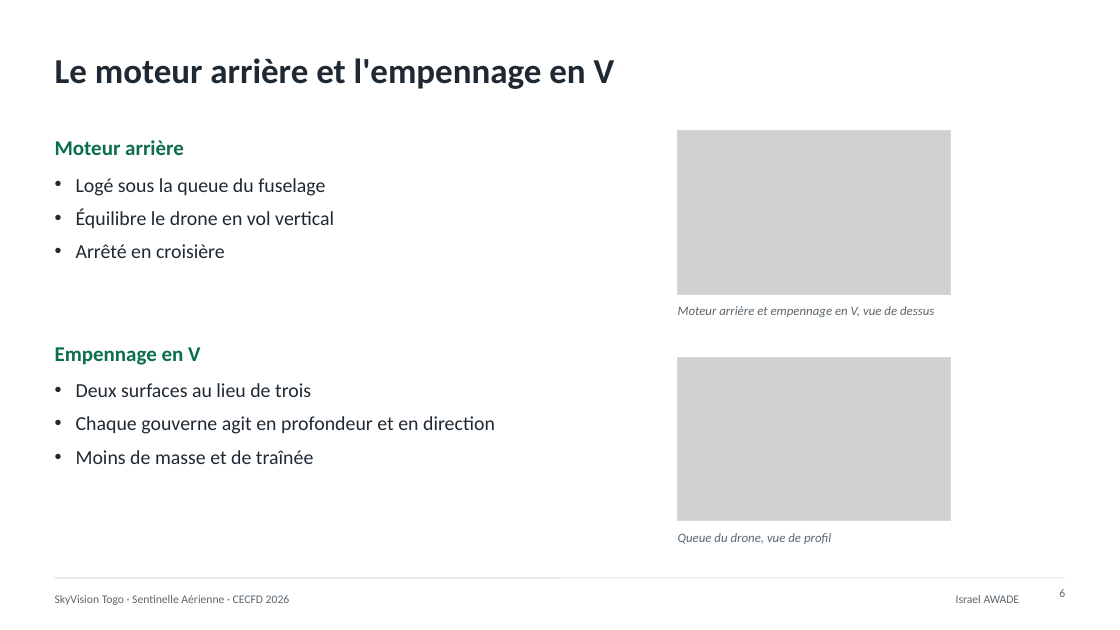
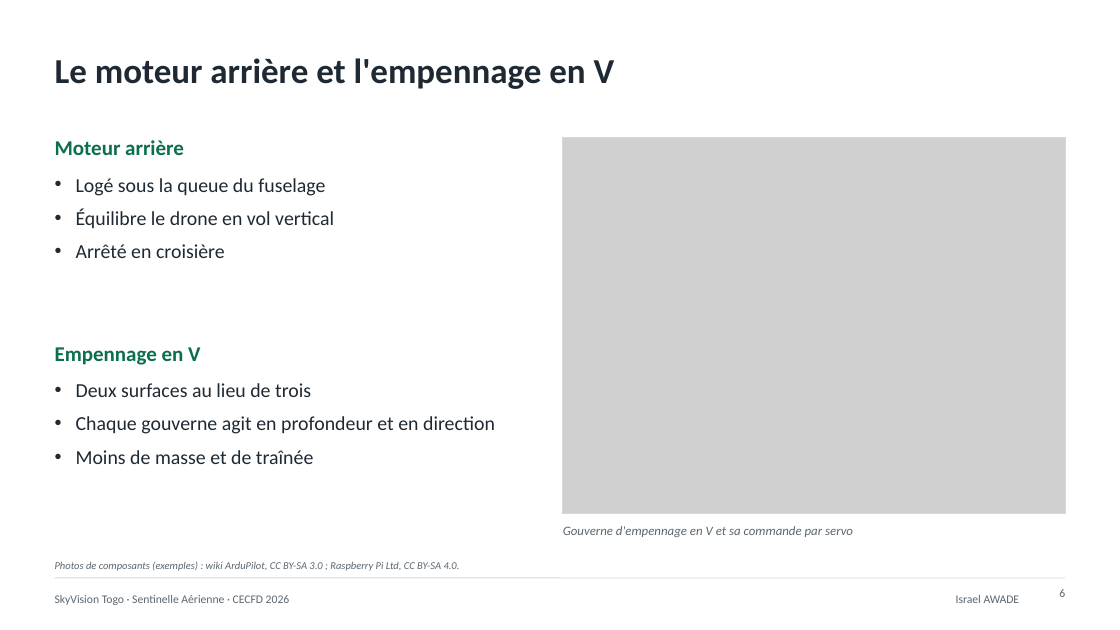
Before and after one commit to kainwangroger/video-sentinelle-aerienne, a slide deck: slide 6 of pitch/sentinelle_aerienne_presentation_complete.pptx. Drawn at 1120x630 pixels with LibreOffice and Linux fonts; fonts in the diff are those of the drawing; grey boxes stand for pictures. Boxes give left, top, right and bottom in pixels: in the first picture for what was removed or moved away, otherwise in the second. Text is boxed around its words. In the diff, an @@ line names an element or a change of style, - is before the commit and + after.

```diff
--- a/pitch/sentinelle_aerienne_presentation_complete.pptx
+++ b/pitch/sentinelle_aerienne_presentation_complete.pptx
@@ rectangle resized from (x1=678, y1=130, x2=951, y2=294) to (x1=563, y1=137, x2=1065, y2=514) @@
@@ picture resized from (x1=678, y1=130, x2=951, y2=294) to (x1=563, y1=137, x2=1065, y2=514) @@
@@ picture removed at (x1=678, y1=357, x2=951, y2=521) @@
@@ rectangle removed at (x1=678, y1=357, x2=951, y2=521) @@
@@ text at (x1=563, y1=526, x2=853, y2=537): text changed @@
-Moteur arrière et empennage en V, vue de dessus
+Gouverne d'empennage en V et sa commande par servo
@@ text removed at (x1=678, y1=533, x2=831, y2=544) @@
-Queue du drone, vue de profil
@@ text added at (x1=55, y1=561, x2=460, y2=571), 9 pt, text #5B6770, italic @@
+Photos de composants (exemples) : wiki ArduPilot, CC BY-SA 3.0 ; Raspberry Pi Ltd, CC BY-SA 4.0.
```
Also in this commit, not shown: 7 other slides changed, 1 slide added, 19 other files.
